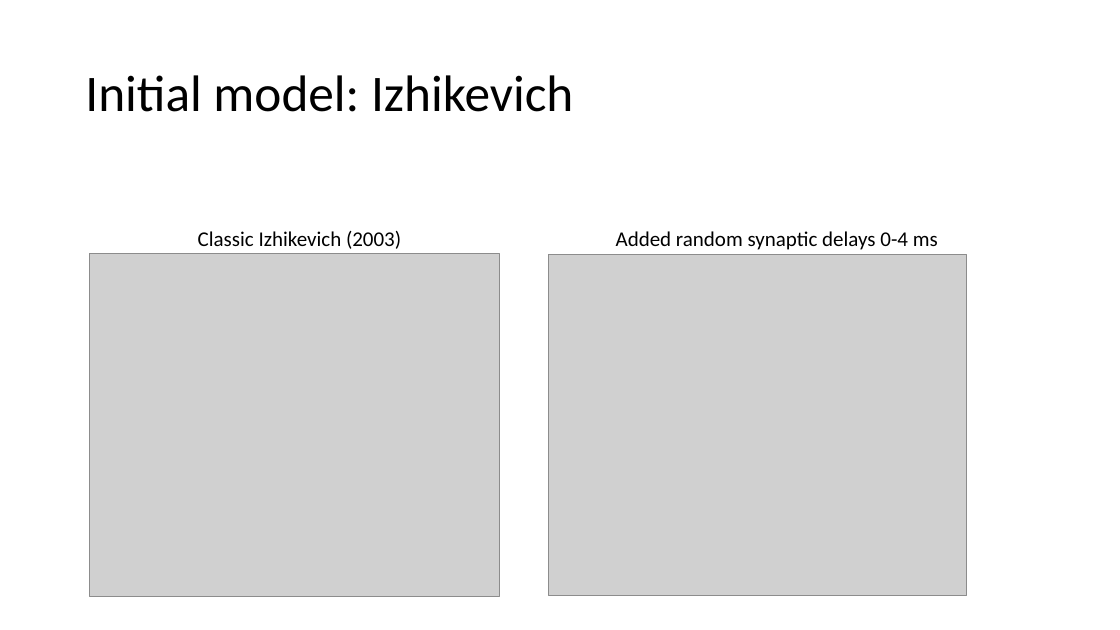
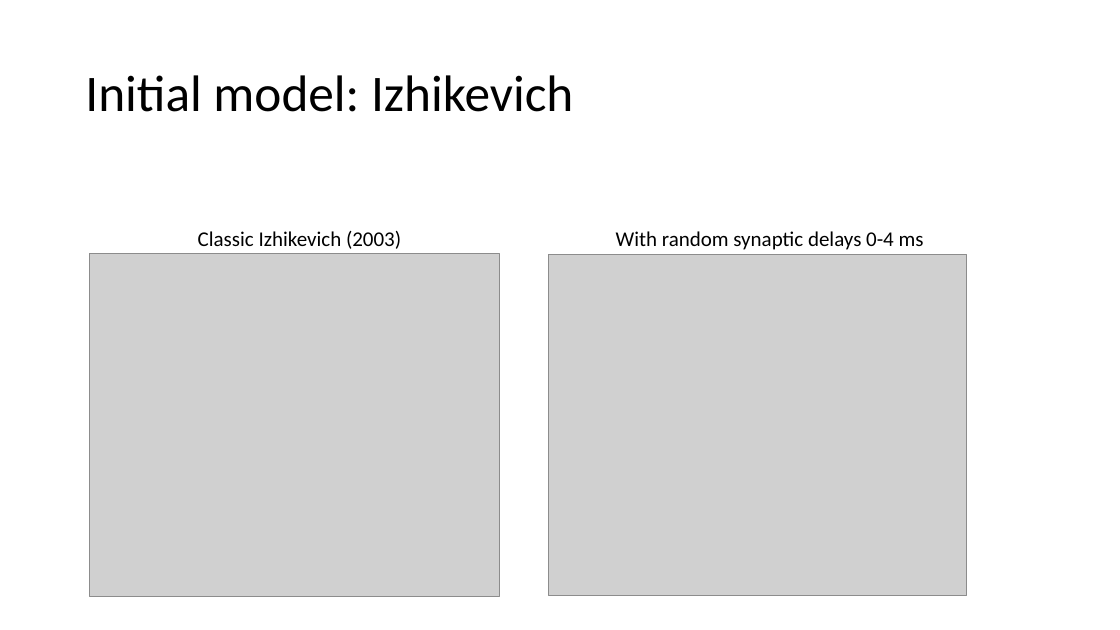
Before and after one commit to vbaker145/neuron, a slide deck: slide 8 of thesis/Thesis Plan.pptx. Drawn at 1120x630 pixels with LibreOffice and Linux fonts; fonts in the diff are those of the drawing; grey boxes stand for pictures. Boxes give left, top, right and bottom in pixels: in the first picture for what was removed or moved away, otherwise in the second. Text is boxed around its words. In the diff, an @@ line names an element or a change of style, - is before the commit and + after.

```diff
--- a/thesis/Thesis Plan.pptx
+++ b/thesis/Thesis Plan.pptx
@@ text at (x1=616, y1=231, x2=924, y2=250): text changed @@
-Added random synaptic delays 0-4 ms
+With random synaptic delays 0-4 ms
```
Also in this commit, not shown: 1 slide added, 7 other files.
